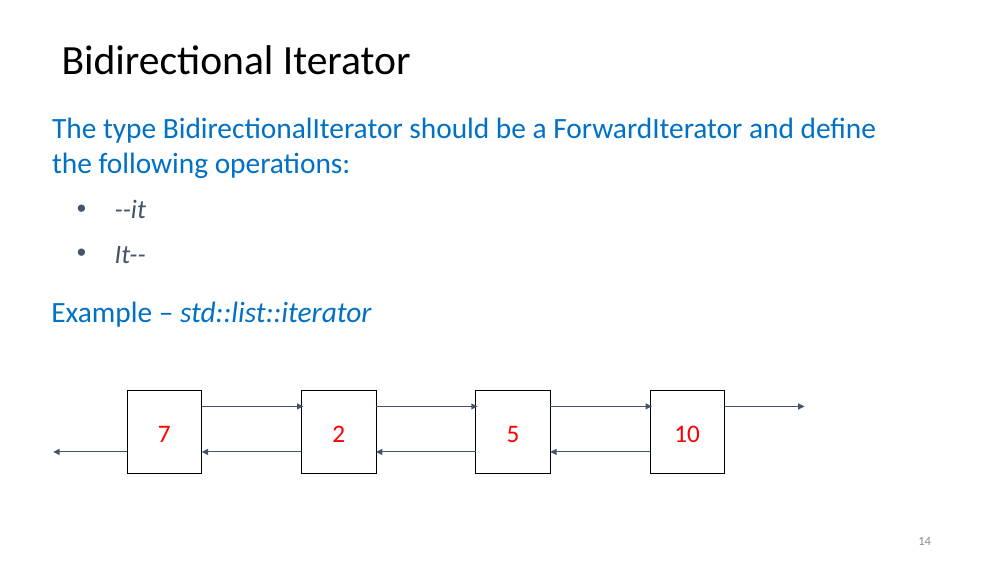
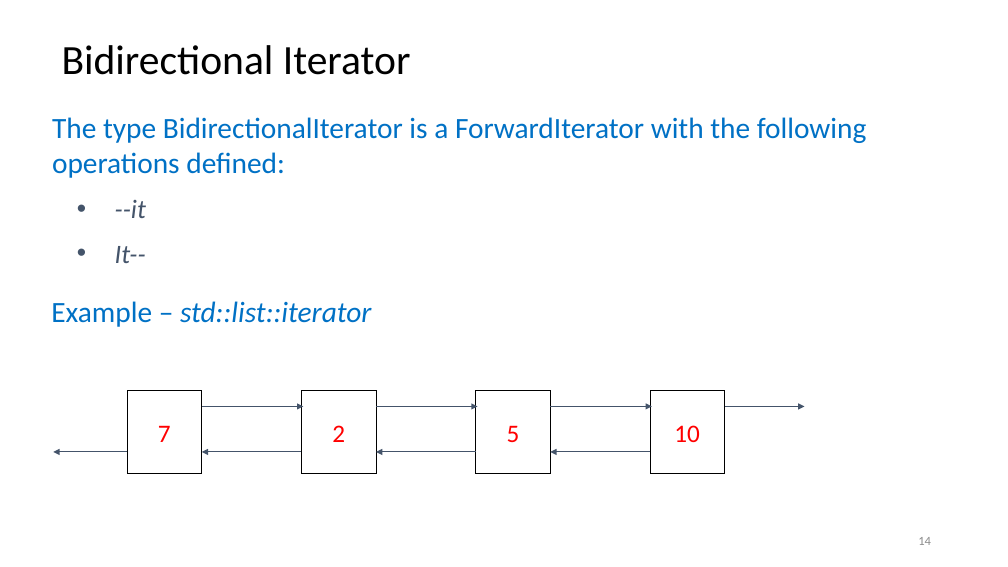
Before and after one commit to rarutyun/cpp-courses, a slide deck: slide 14 of 08_iterators/08_iterators.pptx. Drawn at 1008x567 pixels with LibreOffice and Linux fonts; fonts in the diff are those of the drawing. Boxes give left, top, right and bottom in pixels: in the first picture for what was removed or moved away, otherwise in the second. Text is boxed around its words. In the diff, an @@ line names an element or a change of style, - is before the commit and + after.

```diff
--- a/08_iterators/08_iterators.pptx
+++ b/08_iterators/08_iterators.pptx
@@ text at [52, 117, 867, 178]: text changed @@
-The type BidirectionalIterator should be a ForwardIterator and define the following operations:
+The type BidirectionalIterator is a ForwardIterator with the following operations defined:
```
Also in this commit, not shown: 15 other slides changed.
